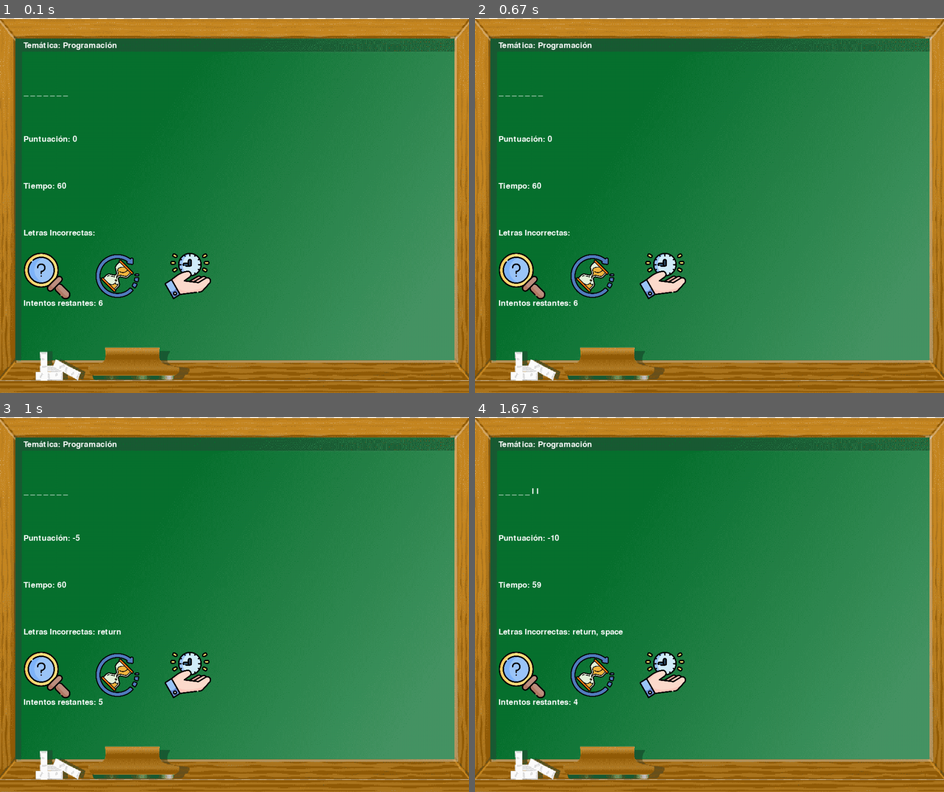
Above: before the commit, frames 1-4 (two rows, left to right).
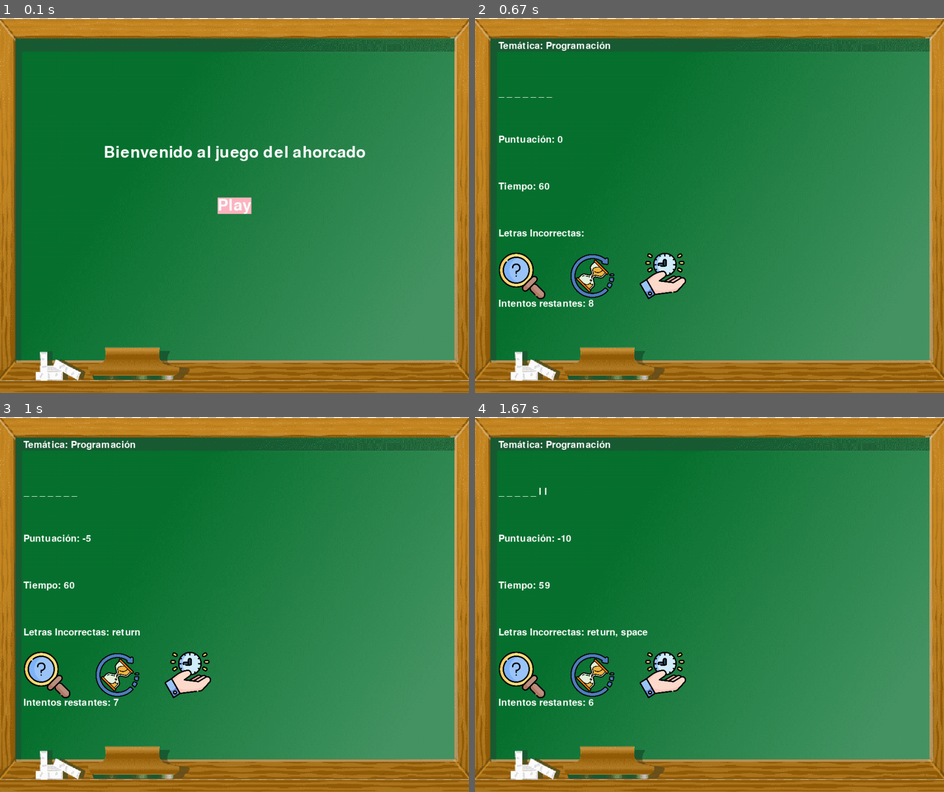
Above: after the commit, the same moments.

Repository: Jeronimo-Cordoba01/Pygame-Ahorcado
Game: pygame game, started from Juego/Main.py
Same seed, same stepped clock (60 frames per second), same inputs: the game is played once before the commit and once after it.
Inputs (mouse positions are in pixels of both pictures, inside the frame that each line leads up to):
- Up to frame 1 (0.1 s): no input
- Up to frame 2 (0.67 s): click (709, 205) at 0.38 s
- Up to frame 3 (1 s): tap Enter at 0.67 s
- Up to frame 4 (1.67 s): click (521, 675) at 1.05 s; tap Space at 1.33 s

The runs differ from the first frame. In frame 1, 4.0% of the frame differs, in the area x 5-78%, y 6-77%; in frame 2, 1.1%; in frame 3, 1.1%; in frame 4, 1.3%.

Commit message:
pantalla de inicio

Diff:
--- a/Juego/Funciones.py
+++ b/Juego/Funciones.py
@@ -1,4 +1,34 @@
-import csv, json, random
+import csv, json, random, pygame, sys
+
+def pantalla_de_inicio(screen, pizarra, font, ANCHO, ALTO):
+    titulo = font.render("Bienvenido al juego del ahorcado", True, (255,255,255))
+    boton_play = font.render("Play", True, (255,255,255), (255, 182, 193))
+
+    boton_play_rect = boton_play.get_rect()
+    boton_play_rect.center = (ANCHO // 2, ALTO // 2)
+
+    pos_titulo = (ANCHO // 2 - titulo.get_width() // 2, 270)
+
+    screen.blit(pizarra, (0,0))
+    screen.blit(titulo, pos_titulo)
+    screen.blit(boton_play, boton_play_rect)
+
+    pygame.display.flip()
+
+    jugando = False
+    while not jugando:
+        for event in pygame.event.get():
+            if event.type == pygame.QUIT:
+                pygame.quit()
+                sys.exit()
+            elif event.type == pygame.KEYDOWN:
+                if event.key == pygame.K_RETURN:
+                    jugando = True
+            elif event.type == pygame.MOUSEBUTTONDOWN:
+                if event.button == 1:
+                    pos = pygame.mouse.get_pos()
+                    if boton_play_rect.collidepoint(pos):
+                        jugando = True
 
 def leer_palabras(path: str = r"Recursos\Archivos\tematicas_palabras.csv"):
     tematicas_palabras = {}
@@ -31,12 +61,12 @@
     with open(path, 'w', encoding= "utf-8") as file:
         json.dump(data, file)
 
-def actualizar_puntuacion(puntos, path: str =r'Recursos\Archivos\Letras_incorrectas.json'):
+def actualizar_puntuacion(puntos, path: str =r'Recursos\Archivos\Puntuacion.json'):
     puntuacion = cargar_json(path)
     puntuacion['puntuacion'] = puntuacion.get('puntuacion', 0) + puntos
     guardar_json(path, puntuacion)
 
-def registrar_letra_incorrecta(letra, path: str =r'Recursos\Archivos\Puntuacion.json'):
+def registrar_letra_incorrecta(letra, path: str =r'Recursos\Archivos\Letras_incorrectas.json'):
     letras_incorrectas = cargar_json(path)
     letras_incorrectas['letras'] = letras_incorrectas.get('letras', []) + [letra]
     guardar_json(path, letras_incorrectas)
--- a/Juego/Main.py
+++ b/Juego/Main.py
@@ -127,8 +127,12 @@
 puntuacion_inicial = {"puntuacion": 0}
 guardar_puntuacion = guardar_json(r"Recursos\Archivos\Puntuacion.json", puntuacion_inicial)
 
+
 # Función principal del juego
 def main():
+    font = pygame.font.SysFont("appleberry", 50)
+    pantalla_de_inicio(screen, pizarra, font, ANCHO, ALTO)
+
     tematica, palabra = seleccionar_palabra(tematicas_palabras)
     letras_adivinadas = []
     letras_incorrectas = cargar_json(r'Recursos\Archivos\Letras_incorrectas.json').get('letras', [])
@@ -139,15 +143,16 @@
     comodin_letra_usado = False
     comodin_tiempo_extra_usado = False
     comodin_multiplicar_tiempo_usado = False
-    intentos_restantes = 6
-
-    font = pygame.font.SysFont("appleberry", 25)
+    intentos_restantes = 8
+
+    font = pygame.font.SysFont("appleberry", 30)
     clock = pygame.time.Clock()
     tiempo_inicial = pygame.time.get_ticks() #desde que inicializo el programa
 
     def mostrar_texto(texto, pos):
         text = font.render(texto, True, (255, 255, 255))
         screen.blit(text, pos)
+
     jugando = True
     while jugando:
         screen.fill((255, 255, 255))
@@ -155,7 +160,7 @@
         screen.blit(comodin_letra, comodin_letra_pos)
         screen.blit(comodin_tiempo_extra, comodin_tiempo_pos)
         screen.blit(comodin_multiplicar_tiempo, comodin_multiplicar_pos)
-        #screen.blit(ahorcado_imagenes[6 - intentos_restantes])
+        #screen.blit(ahorcado_imagenes[8 - intentos_restantes])
 
         palabra_mostrada = ' '.join([letra if letra in letras_adivinadas else '_' for letra in palabra])
         mostrar_texto(f"Temática: {tematica}", (50, 50))
@@ -225,7 +230,7 @@
             print("¡Adivinaste la palabra!")
             mostrar_texto("¡Adivinaste la palabra!", (400, 400))
             mostrar_texto(f"La palabra era: {palabra}", (400, 450))
-            actualizar_puntuacion(tiempo_restante)
+            actualizar_puntuacion(tiempo_restante) #se añaden los puntos del tiempo restante
             pygame.mixer.Sound.play(musica_ganador)
             pygame.display.flip()
             pygame.time.delay(3000)
--- a/Recursos/Archivos/Letras_incorrectas.json
+++ /dev/null
@@ -1 +0,0 @@
-{"puntuacion": 434}
--- a/Recursos/Archivos/Puntuacion.json
+++ /dev/null
@@ -1 +0,0 @@
-{"puntuacion": 0, "letras": ["s", "o", "p"]}
